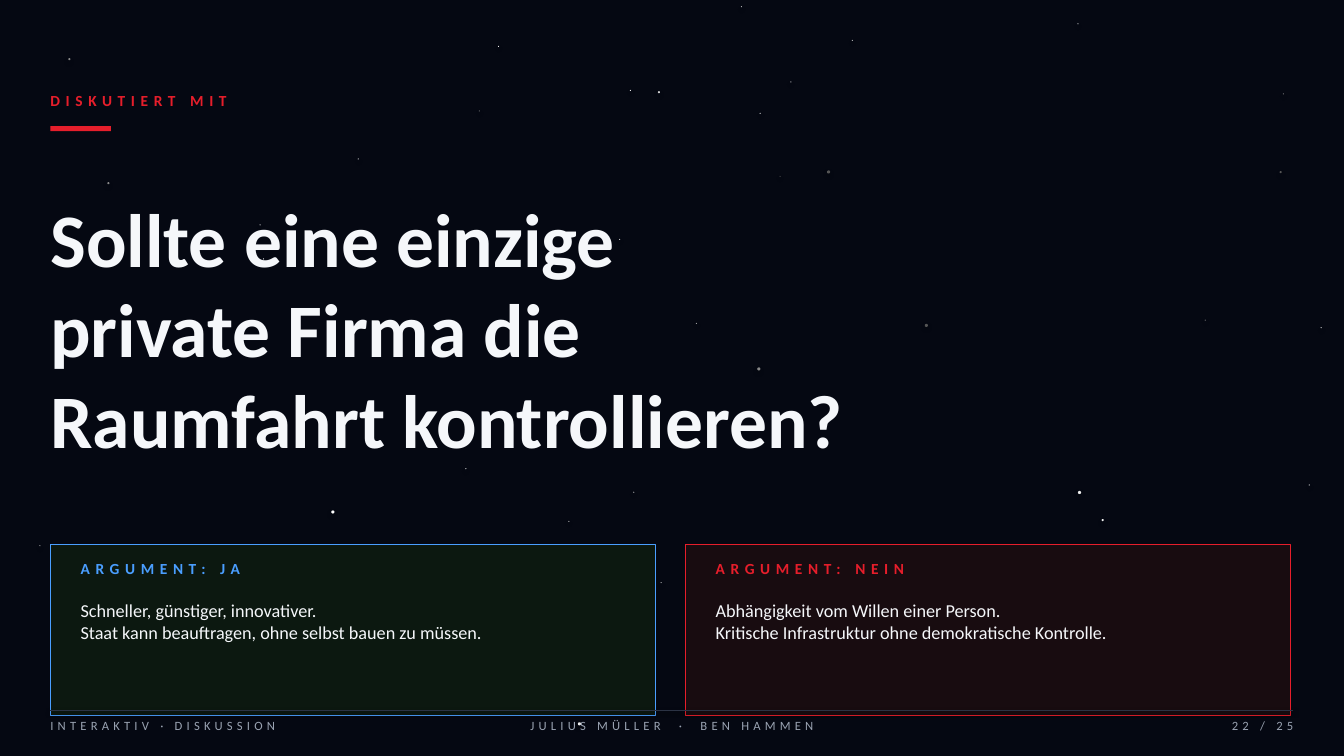
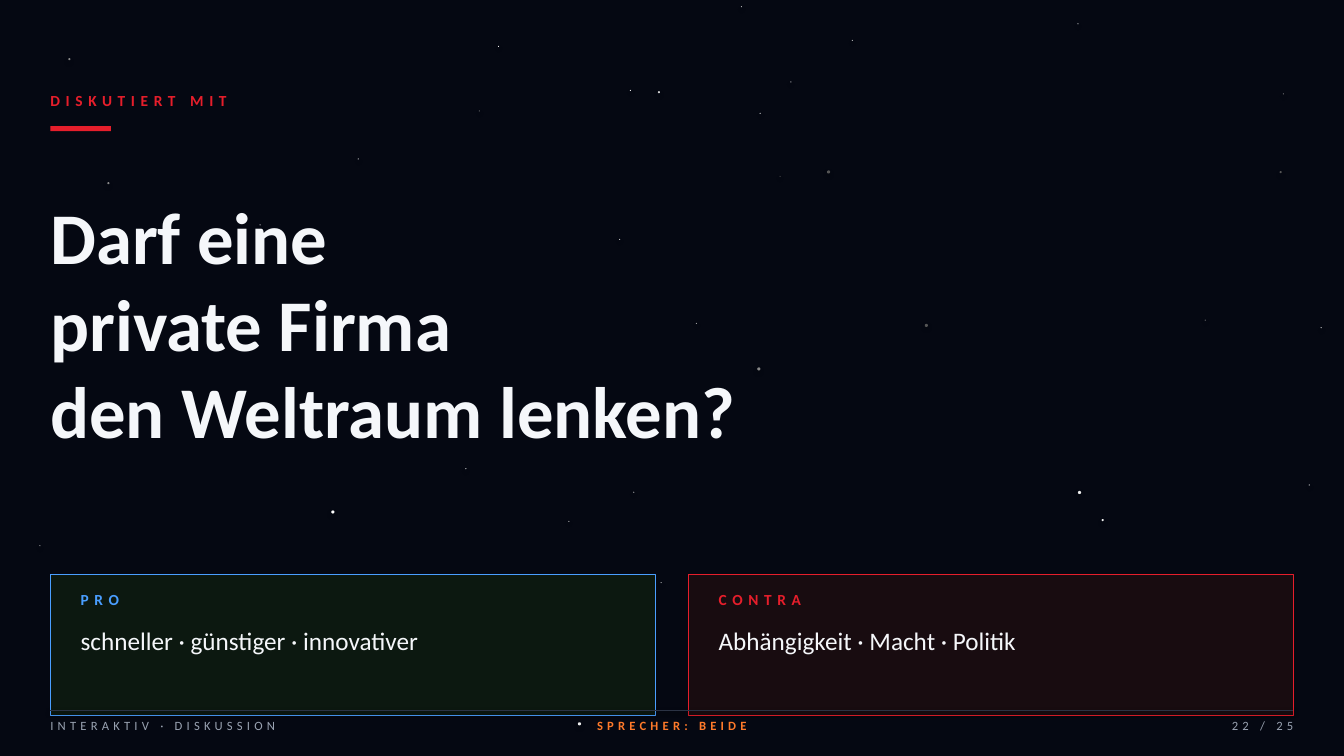
Before and after one commit to Benjibubu/Pr-si-Mathe-, a slide deck: slide 22 of SpaceX_Praesentation_Mueller_Hammen.pptx. Drawn at 1344x756 pixels with LibreOffice and Linux fonts; fonts in the diff are those of the drawing. Boxes give left, top, right and bottom in pixels: in the first picture for what was removed or moved away, otherwise in the second. Text is boxed around its words. In the diff, an @@ line names an element or a change of style, - is before the commit and + after.

Commit message:
v2: minimaler Text, grosse Bildplatzhalter, 3 Histogramme + Sprecherskripte
- Slides: weniger Text, mehr Stichpunkte, mehr Atem zum Reden
- Bildplatzhalter: gross, dezent gerastert, klar nummeriert (BILD 01-08),
  mit Beschreibung und Format-Hinweis (Hochformat / 16:9 etc.)
- 3 echte Balkendiagramme: Kosten/kg, Starlink-Wachstum, Starts/Jahr
- Datum-Chips ueber jedem Kapitel (Stand, Zeitraum)
- Footer zeigt jetzt Sprecher pro Folie (BEN / JULIUS / BEIDE)
- Ben.txt: vollstaendiges Sprechskript mit Cues und Uebergaben
- Julius.txt: ebenso, ergaenzend abgestimmt (gleicher Anteil)

```diff
--- a/SpaceX_Praesentation_Mueller_Hammen.pptx
+++ b/SpaceX_Praesentation_Mueller_Hammen.pptx
@@ text at (x1=50, y1=213, x2=735, y2=439): text changed; size 54 to 52 pt @@
-Sollte eine einzige
-private Firma die
-Raumfahrt kontrollieren?
+Darf eine
+private Firma
+den Weltraum lenken?
@@ rectangle resized from (x1=50, y1=544, x2=655, y2=716) to (x1=50, y1=575, x2=655, y2=716) @@
@@ text at (x1=81, y1=595, x2=119, y2=605): text changed @@
-ARGUMENT: JA
+PRO
@@ rectangle resized from (x1=686, y1=544, x2=1291, y2=716) to (x1=689, y1=575, x2=1294, y2=716) @@
@@ text at (x1=719, y1=595, x2=801, y2=605): text changed @@
-ARGUMENT: NEIN
+CONTRA
@@ text at (x1=81, y1=632, x2=418, y2=655): text changed; size 13 to 18 pt @@
-Schneller, günstiger, innovativer.
-Staat kann beauftragen, ohne selbst bauen zu müssen.
+schneller · günstiger · innovativer
@@ text at (x1=719, y1=632, x2=1016, y2=655): text changed; size 13 to 18 pt @@
-Abhängigkeit vom Willen einer Person.
-Kritische Infrastruktur ohne demokratische Kontrolle.
+Abhängigkeit · Macht · Politik
@@ text at (x1=597, y1=721, x2=747, y2=730): text changed; text colour #9AA3B2 to #FF7A2A; bold on @@
-JULIUS MÜLLER · BEN HAMMEN
+SPRECHER: BEIDE
```
Also in this commit, not shown: 22 other slides changed, 2 slides added, 2 slides removed, 3 other files.
